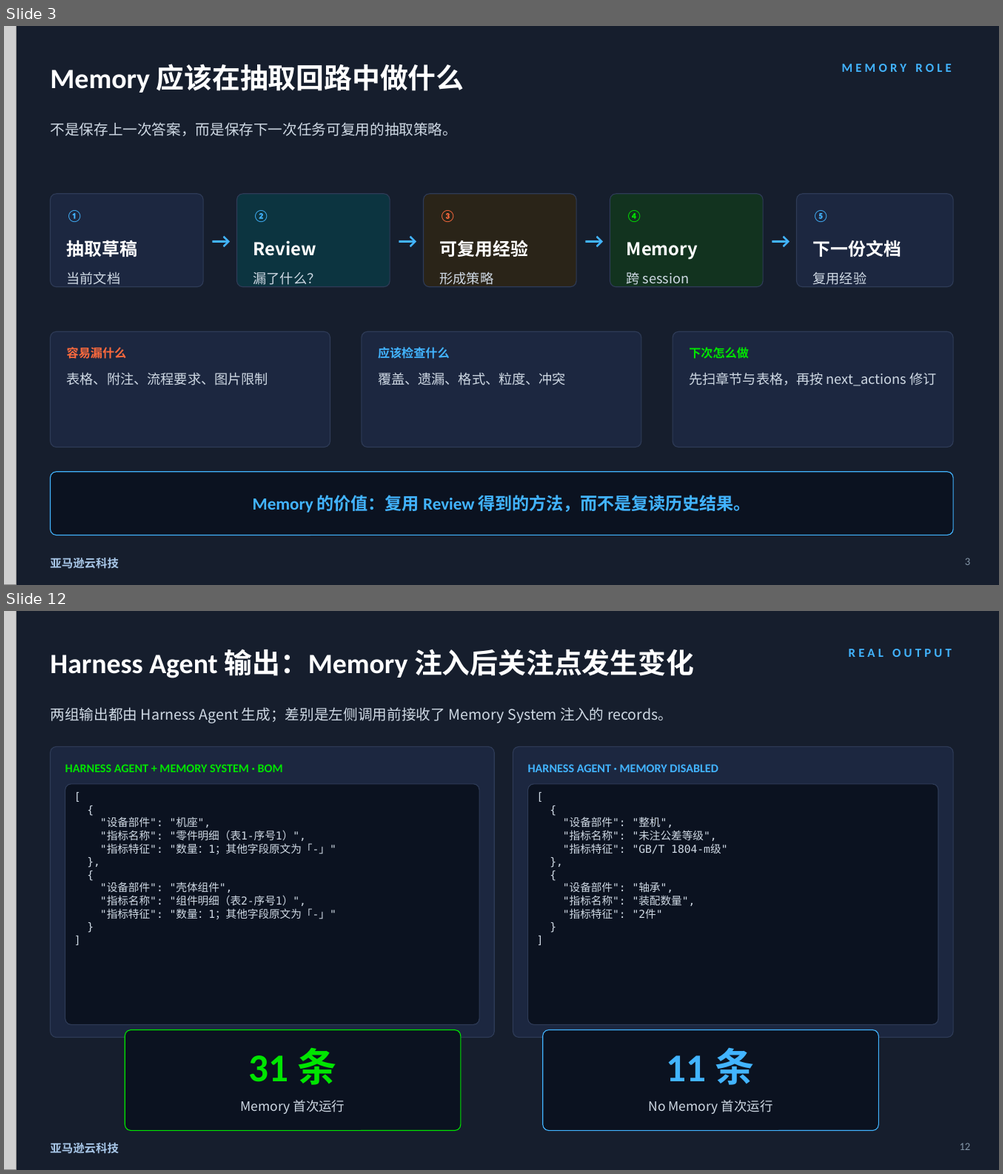
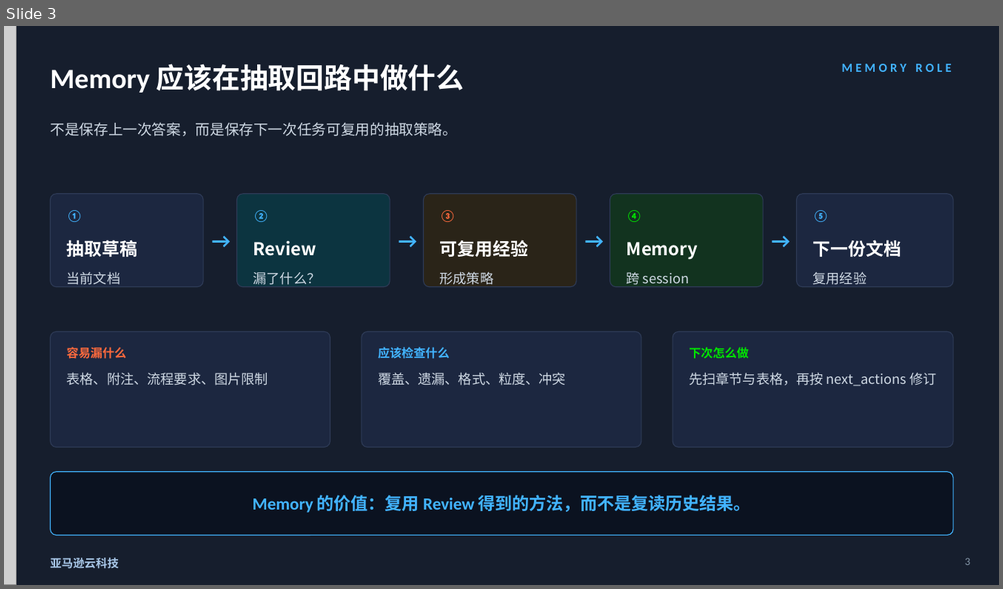
Before and after one commit to dashjim/agentcore-memory-loop, a slide deck: docs/记忆能让Agent越跑越好吗-V3.pptx. Shown one above the other, each under a label of ours: slides 3 and 12 before the commit, slide 3 after it; the slides between them are not shown. The pictures are 1003x1174 and 1003x589 pixels, drawn with LibreOffice and Linux fonts; fonts in the diff are those of the drawing; grey boxes stand for pictures. Boxes give left, top, right and bottom in pixels: in the first picture for what was removed or moved away, otherwise in the second. Text is boxed around its words. In the diff, an @@ line names an element or a change of style, - is before the commit and + after.

Commit message:
docs: separate memory experiments in V3 deck

```diff
--- a/docs/记忆能让Agent越跑越好吗-V3.pptx
+++ b/docs/记忆能让Agent越跑越好吗-V3.pptx
@@ slide 12 removed at (4,611,999,1170), background #161E2D @@
@@ picture removed at (4,611,16,1170) @@
@@ text removed at (50,649,694,678) @@
-Harness Agent 输出：Memory 注入后关注点发生变化
@@ text removed at (848,649,951,657) @@
-REAL OUTPUT
@@ text removed at (50,707,672,723) @@
-两组输出都由 Harness Agent 生成；差别是左侧调用前接收了 Memory System 注入的 records。
@@ rounded rectangle removed at (51,747,494,1038) @@
@@ text removed at (65,764,283,772) @@
-HARNESS AGENT + MEMORY SYSTEM · BOM
@@ rounded rectangle removed at (513,747,953,1038) @@
@@ text removed at (528,764,717,772) @@
-HARNESS AGENT · MEMORY DISABLED
@@ rounded rectangle removed at (65,784,479,1025) @@
@@ rounded rectangle removed at (528,784,938,1025) @@
@@ text removed at (100,817,336,920) @@
-[
-{
-"设备部件": "机座",
-"指标名称": "零件明细（表1-序号1）",
-"指标特征": "数量：1；其他字段原文为「-」"
-},
-{
-"设备部件": "壳体组件",
-"指标名称": "组件明细（表2-序号1）",
-"指标特征": "数量：1；其他字段原文为「-」"
-}
-]
@@ text removed at (563,817,727,919) @@
-[
-{
-"设备部件": "整机",
-"指标名称": "未注公差等级",
-"指标特征": "GB/T 1804-m级"
-},
-{
-"设备部件": "轴承",
-"指标名称": "装配数量",
-"指标特征": "2件"
-}
-]
@@ rounded rectangle removed at (125,1031,461,1131) @@
@@ rounded rectangle removed at (543,1031,879,1131) @@
@@ text removed at (248,1048,336,1085) @@
-31 条
@@ text removed at (666,1048,754,1085) @@
-11 条
@@ text removed at (241,1100,345,1114) @@
-Memory 首次运行
@@ text removed at (649,1100,773,1114) @@
-No Memory 首次运行
@@ text removed at (50,1143,119,1154) @@
-亚马逊云科技
@@ text removed at (959,1143,970,1150) @@
-12
```
Also in this commit, not shown: 9 slides changed, 5 slides added, 1 other slide removed, 2 other files.
